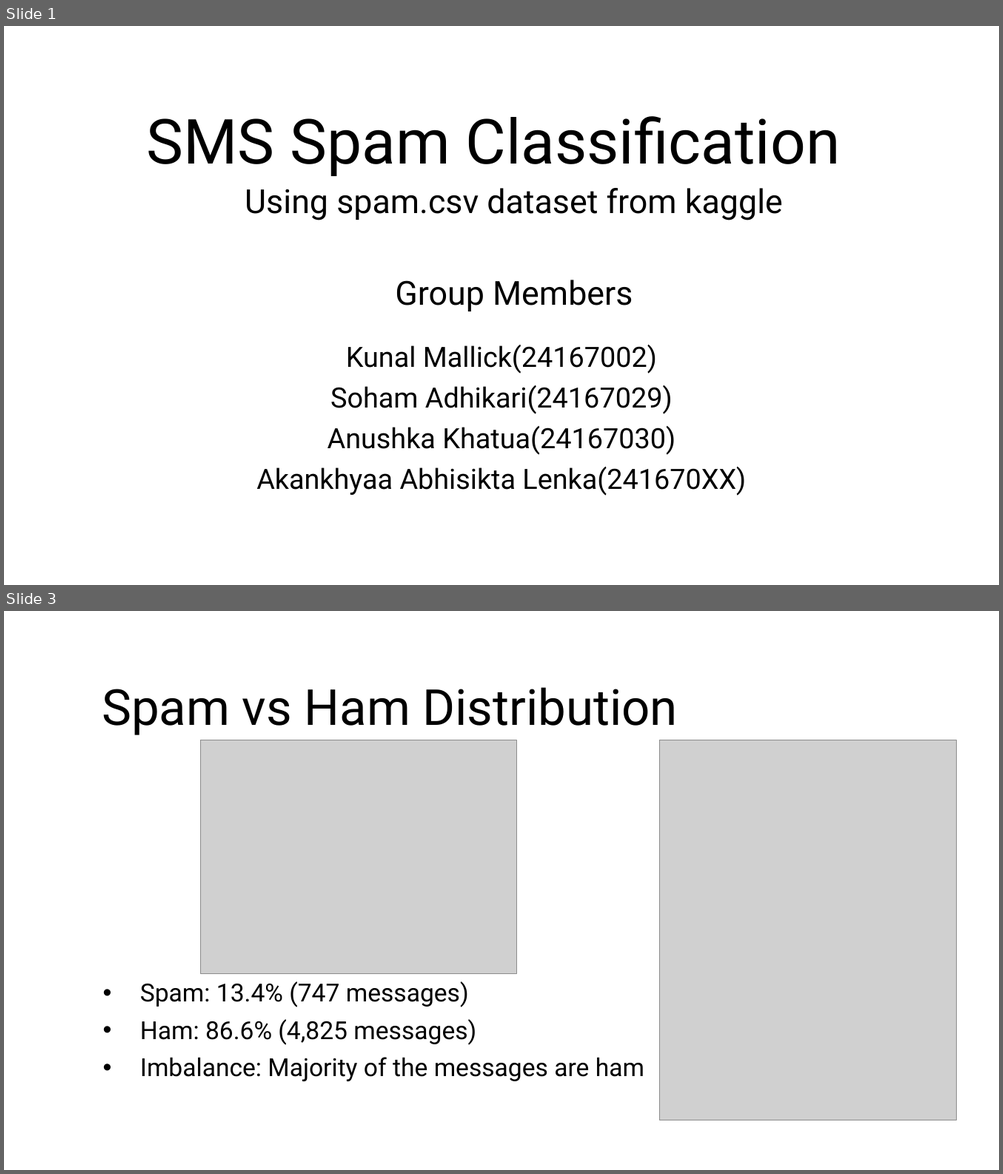
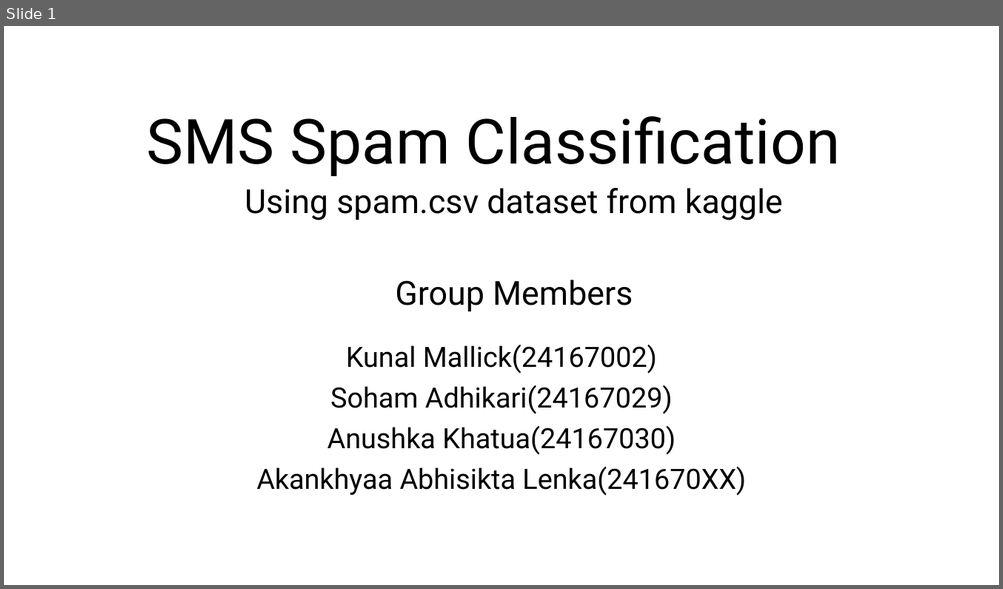
Before and after one commit to kunal-mallick/SMS_Spam_Detector, a slide deck: SMS Spam Classification.pptx. Shown one above the other, each under a label of ours: slides 1 and 3 before the commit, slide 1 after it; the slides between them are not shown. The pictures are 1003x1174 and 1003x589 pixels, drawn with LibreOffice and Linux fonts; fonts in the diff are those of the drawing; grey boxes stand for pictures. Boxes give left, top, right and bottom in pixels: in the first picture for what was removed or moved away, otherwise in the second. Text is boxed around its words. In the diff, an @@ line names an element or a change of style, - is before the commit and + after.

```diff
--- a/SMS Spam Classification.pptx
+++ b/SMS Spam Classification.pptx
@@ slide 3 removed at <box>4,611,999,1170</box>, background #FFFFFF @@
@@ title removed at <box>102,687,677,735</box> @@
-Spam vs Ham Distribution
@@ picture removed at <box>200,740,516,974</box> @@
@@ picture removed at <box>660,740,957,1121</box> @@
@@ text removed at <box>140,982,644,1082</box> @@
-• Spam: 13.4% (747 messages)
-• Ham: 86.6% (4,825 messages)
-• Imbalance: Majority of the messages are ham
```
Also in this commit, not shown: 2 slides changed, 2 slides added.
